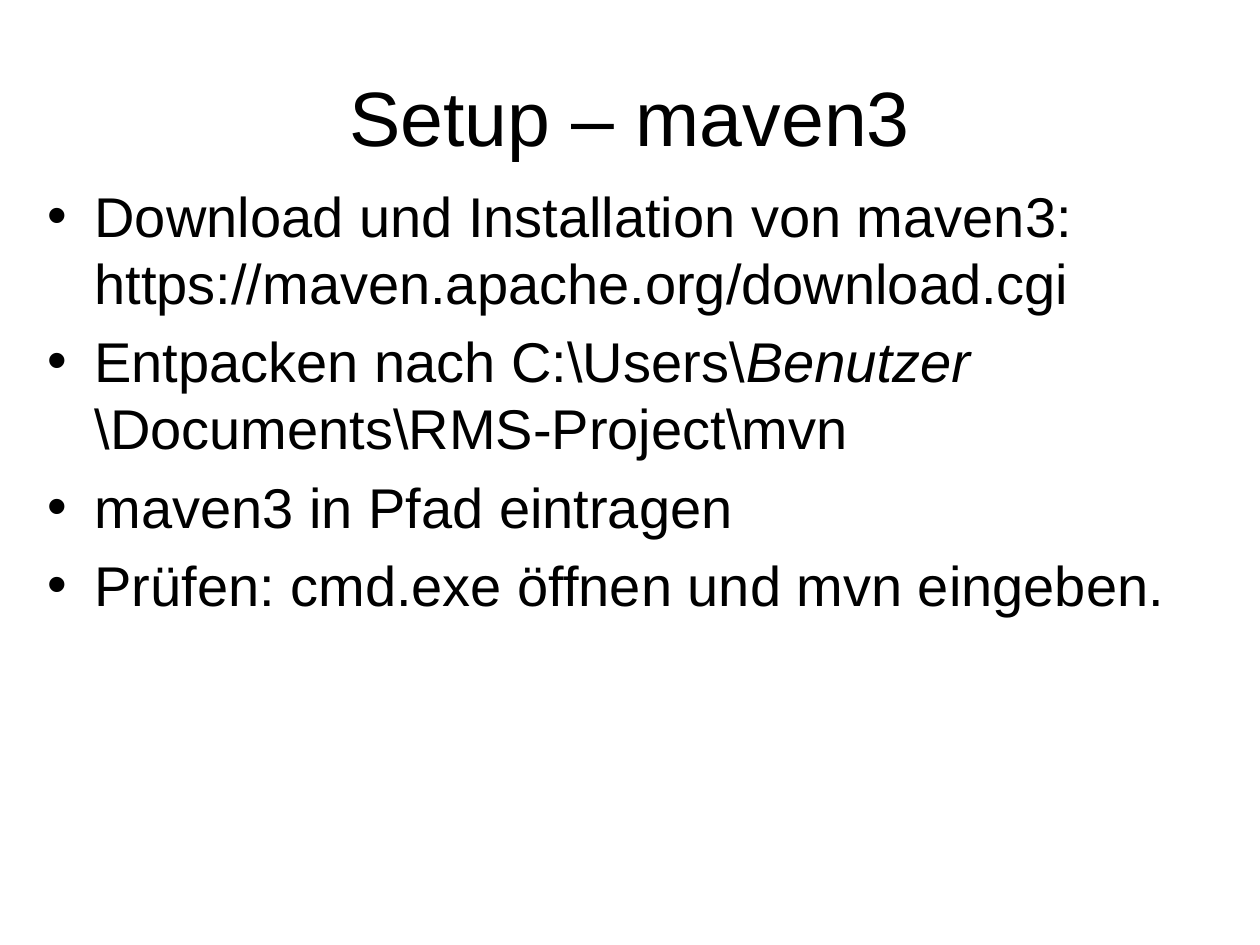
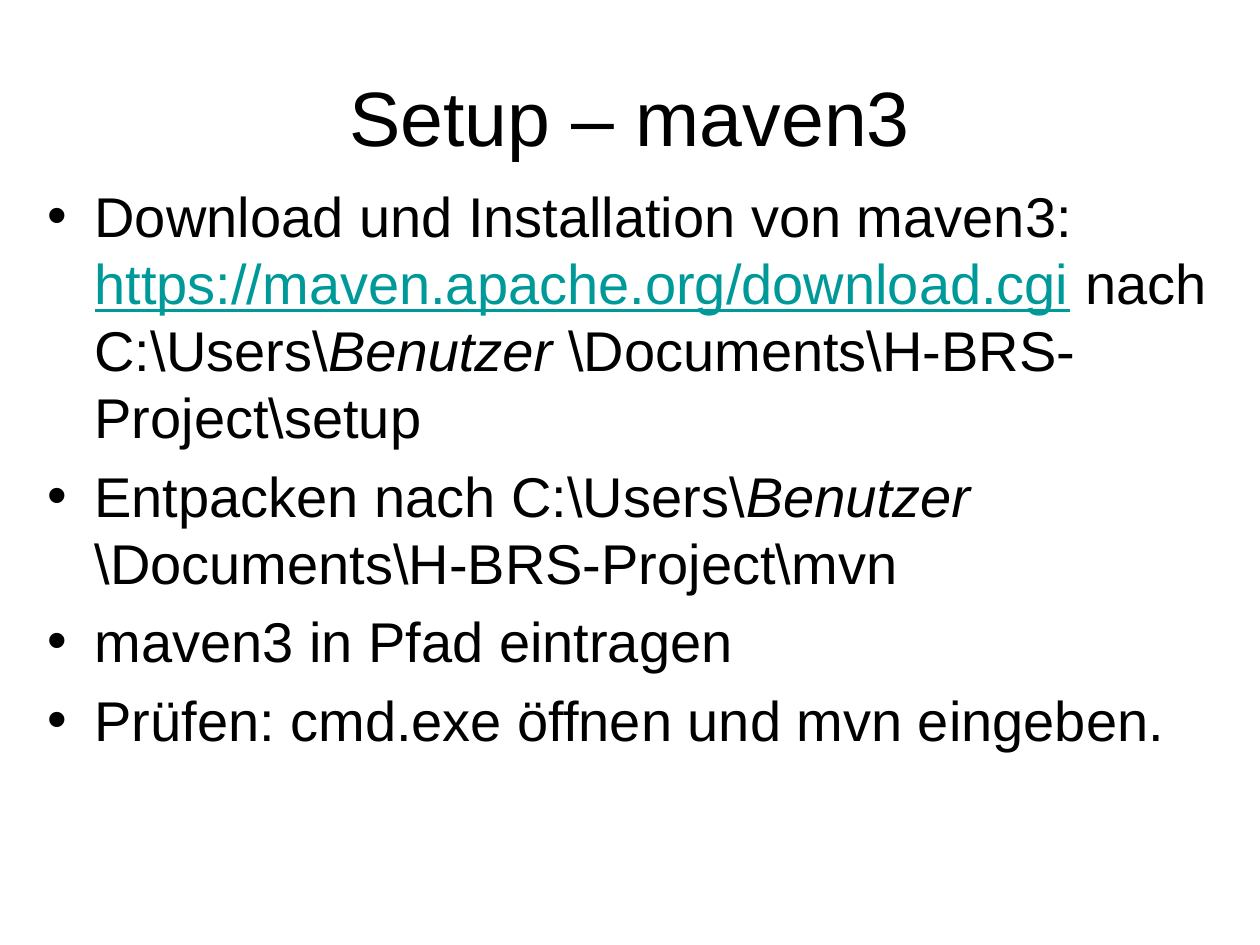
Before and after one commit to owronka/SubZeroMicroservices, a slide deck: slide 16 of doc/Resilient Microservices.pptx (slide 15 before the commit). Drawn at 1260x945 pixels with LibreOffice and Linux fonts; fonts in the diff are those of the drawing. Boxes give left, top, right and bottom in pixels: in the first picture for what was removed or moved away, otherwise in the second. Text is boxed around its words. In the diff, an @@ line names an element or a change of style, - is before the commit and + after.

```diff
--- a/doc/Resilient Microservices.pptx
+++ b/doc/Resilient Microservices.pptx
@@ text at box(95, 196, 1207, 595): text changed @@
-• Download und Installation von maven3:
-  https://maven.apache.org/download.cgi
-• Entpacken nach C:\Users\Benutzer \Documents\RMS-Project\mvn
+• Download und Installation von maven3:
+  https://maven.apache.org/download.cgi nach C:\Users\Benutzer \Documents\H-BRS-Project\setup
+• Entpacken nach C:\Users\Benutzer \Documents\H-BRS-Project\mvn
```
Also in this commit, not shown: 6 other slides changed, 1 slide added.
